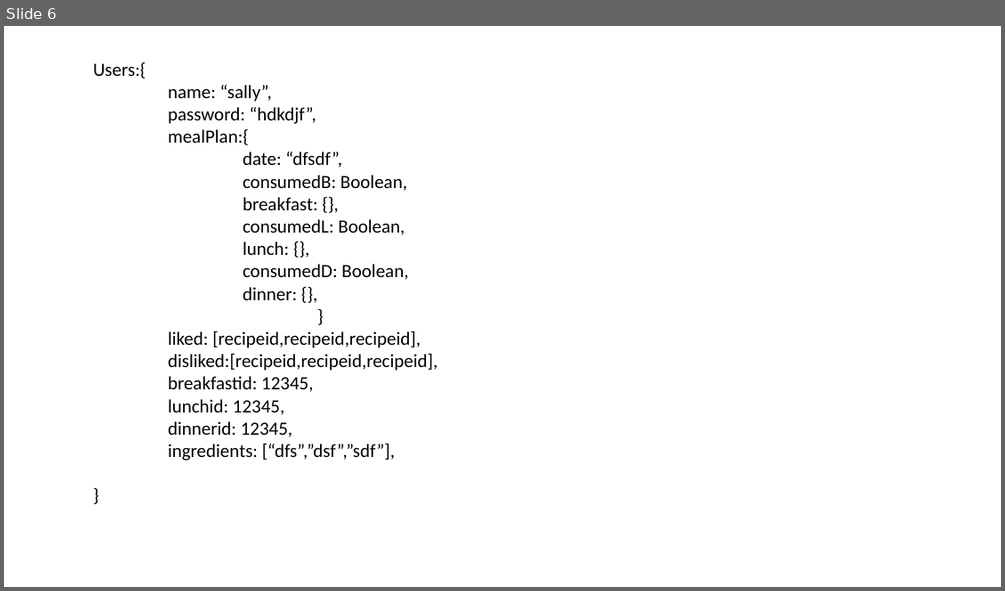
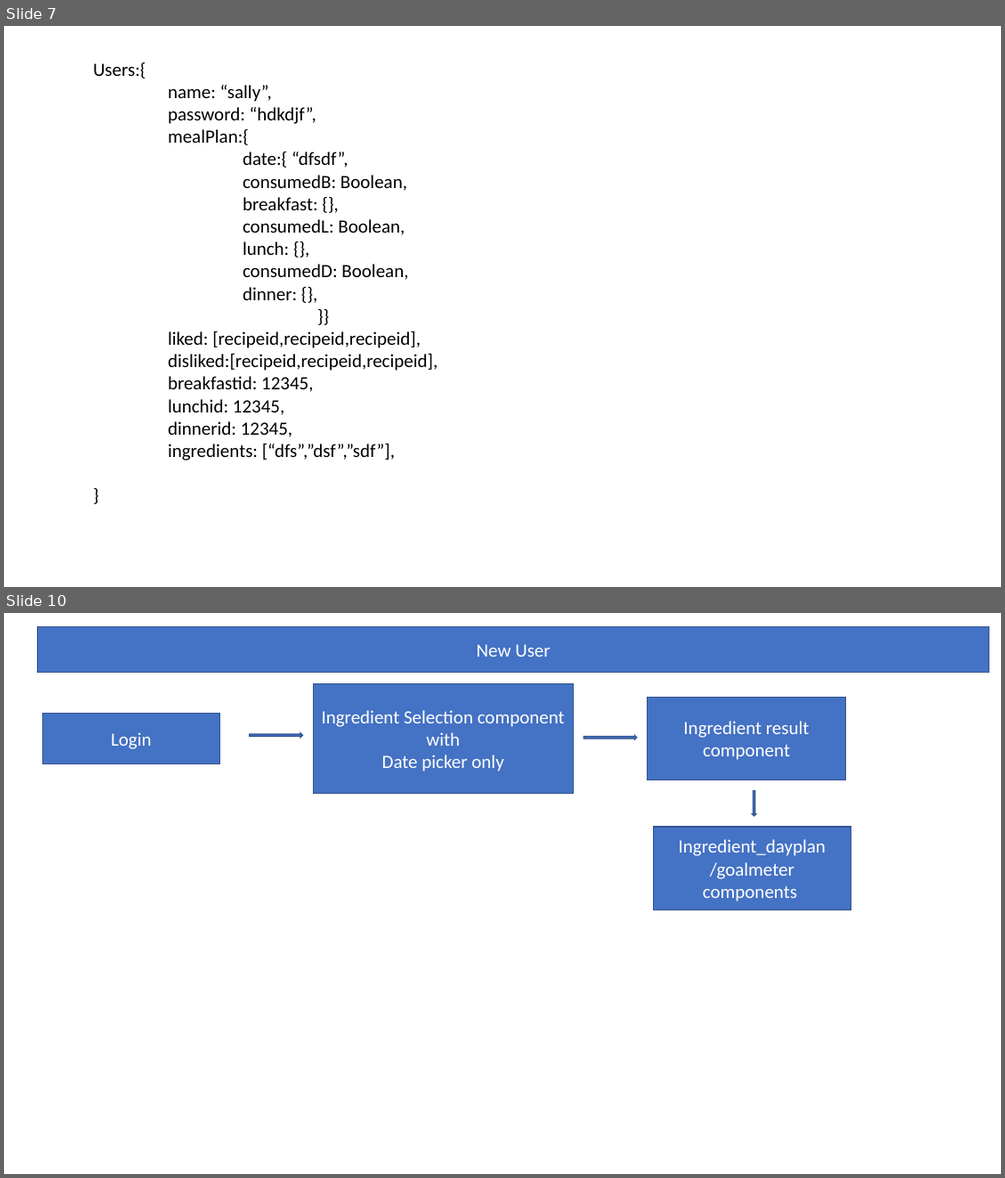
Before and after one commit to Blue-Esculent/Wireframes, a slide deck: ESCULENT.pptx. Shown one above the other, each under a label of ours: slide 6 before the commit, slides 7 and 10 after it; the slides between them are not shown. The pictures are 1005x591 and 1005x1178 pixels, drawn with LibreOffice and Linux fonts; fonts in the diff are those of the drawing. Boxes give left, top, right and bottom in pixels: in the first picture for what was removed or moved away, otherwise in the second. Text is boxed around its words. In the diff, an @@ line names an element or a change of style, - is before the commit and + after.

```diff
--- a/ESCULENT.pptx
+++ b/ESCULENT.pptx
@@ slide 10 added at [4,613,1001,1174], background #FFFFFF @@
@@ rectangle added at [38,626,989,672], fill #4472C4, outline #325491 1 pt, 18 pt, text #FFFFFF @@
+New User
@@ rectangle added at [314,683,573,793], fill #4472C4, outline #325491 1 pt, 18 pt, text #FFFFFF @@
+Ingredient Selection component with
+Date picker only
@@ rectangle added at [42,714,220,764], fill #4472C4, outline #325491 1 pt, 18 pt, text #FFFFFF @@
+Login
@@ rectangle added at [647,697,846,779], fill #4472C4, outline #325491 1 pt, 18 pt, text #FFFFFF @@
+Ingredient result component
@@ right arrow added at [250,733,302,738], fill #4472C4, outline #325491 1 pt @@
@@ right arrow added at [583,735,637,739], fill #4472C4, outline #325491 1 pt @@
@@ right arrow added at [752,791,756,816], fill #4472C4, outline #325491 1 pt @@
@@ rectangle added at [653,827,851,910], fill #4472C4, outline #325491 1 pt, 18 pt, text #FFFFFF @@
+Ingredient_dayplan
+/goalmeter components
@@ what was slide 6 is now slide 7 @@
@@ slide 7 changed as well @@
@@ text at [93,62,437,460]: text changed @@
-}
+}}
@@ text at [243,151,348,168]: text changed @@
-date: “dfsdf”,
+date:{ “dfsdf”,
```
Also in this commit, not shown: 4 other slides changed, 3 other slides added.
